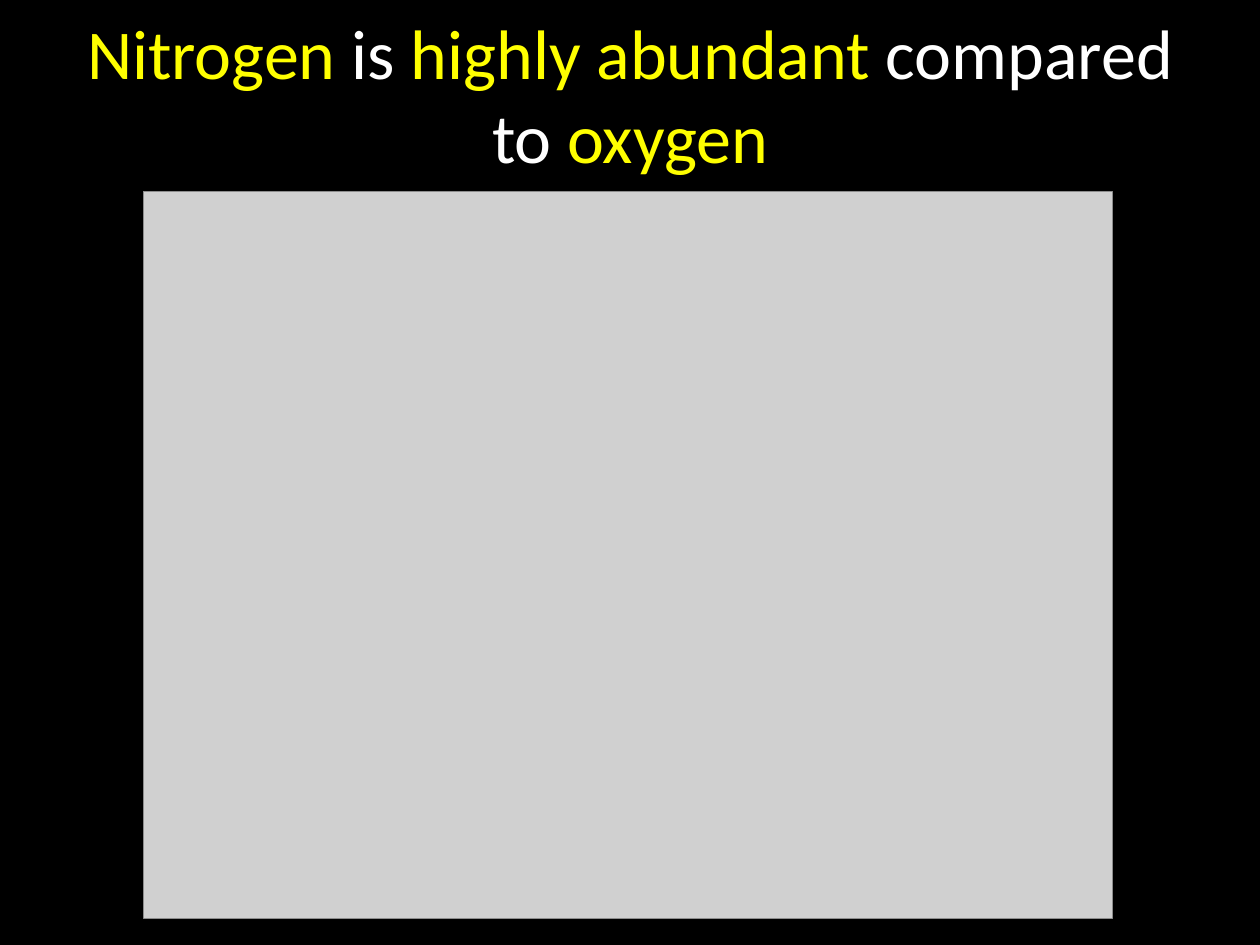
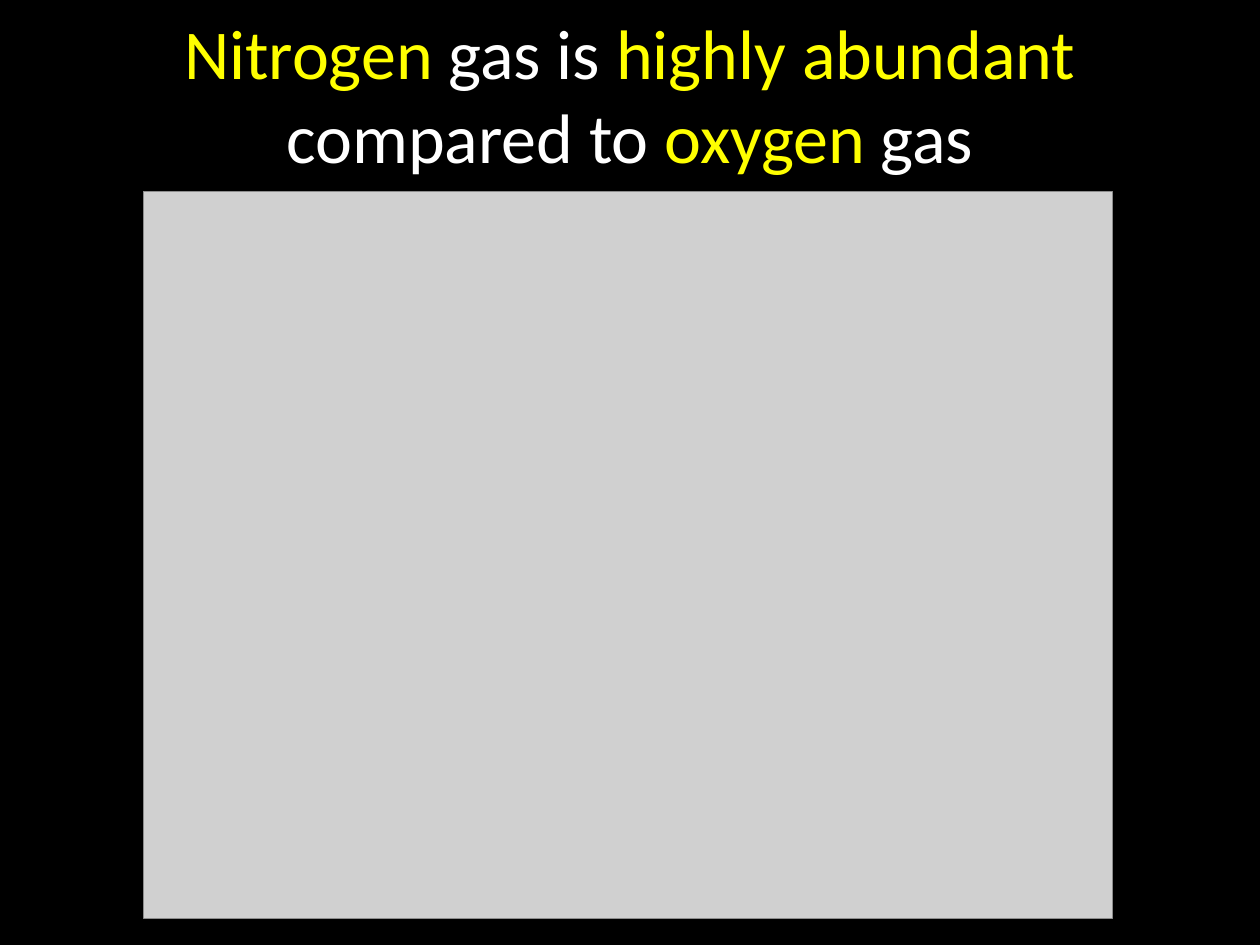
Before and after one commit to apiso/Thesis, a slide deck: slide 49 of slides/CIPS_talk.pptx. Drawn at 1260x945 pixels with LibreOffice and Linux fonts; fonts in the diff are those of the drawing; grey boxes stand for pictures. Boxes give left, top, right and bottom in pixels: in the first picture for what was removed or moved away, otherwise in the second. Text is boxed around its words. In the diff, an @@ line names an element or a change of style, - is before the commit and + after.

```diff
--- a/slides/CIPS_talk.pptx
+++ b/slides/CIPS_talk.pptx
@@ title at bbox=[184, 30, 1075, 175]: text changed @@
-Nitrogen is highly abundant compared to oxygen
+Nitrogen gas is highly abundant compared to oxygen gas
```
Also in this commit, not shown: 4 other slides changed, 8 other files.
